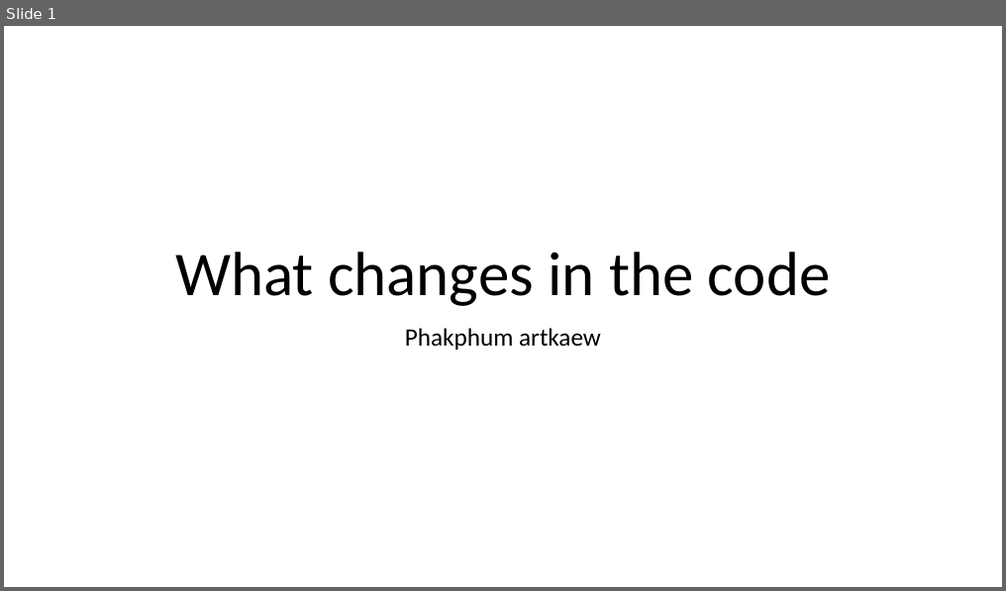
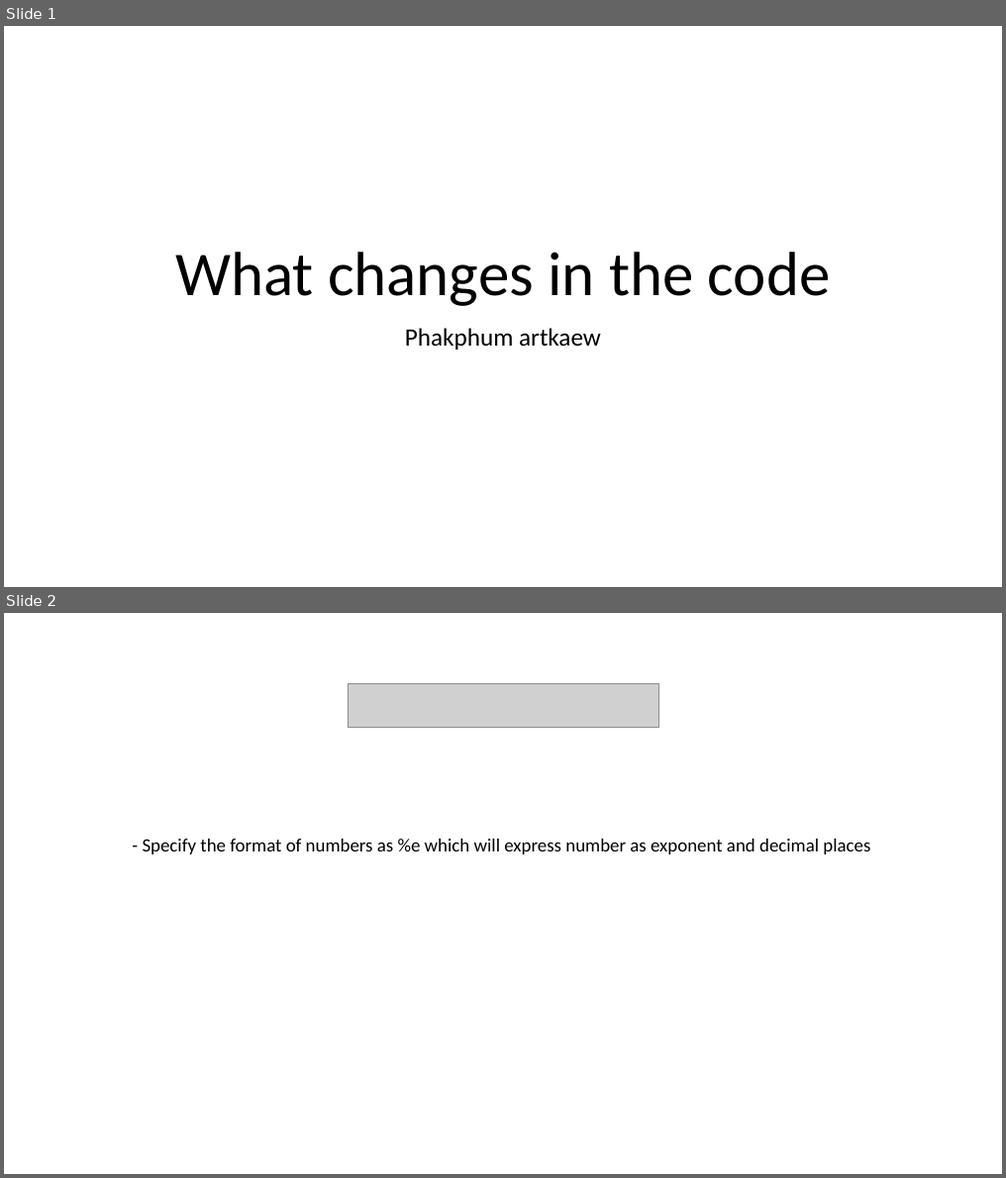
Before and after one commit to ivsg-psu/PathPlanning_MapTools_ParseXODR, a slide deck: Documents/xodr_changes_in_code.pptx. Shown one above the other, each under a label of ours: slide 1 before the commit, slides 1 and 2 after it. The pictures are 1006x591 and 1006x1178 pixels, drawn with LibreOffice and Linux fonts; fonts in the diff are those of the drawing; grey boxes stand for pictures. Boxes give left, top, right and bottom in pixels: in the first picture for what was removed or moved away, otherwise in the second. Text is boxed around its words. In the diff, an @@ line names an element or a change of style, - is before the commit and + after.

```diff
--- a/Documents/xodr_changes_in_code.pptx
+++ b/Documents/xodr_changes_in_code.pptx
@@ slide 2 added at [4,613,1002,1174], background #FFFFFF @@
@@ picture added at [348,684,658,728] @@
@@ text added at [143,839,870,855], 18 pt, text #000000 @@
+- Specify the format of numbers as %e which will express number as exponent and decimal places
```
Also in this commit, not shown: 8 other slides added, 1 slide removed.
